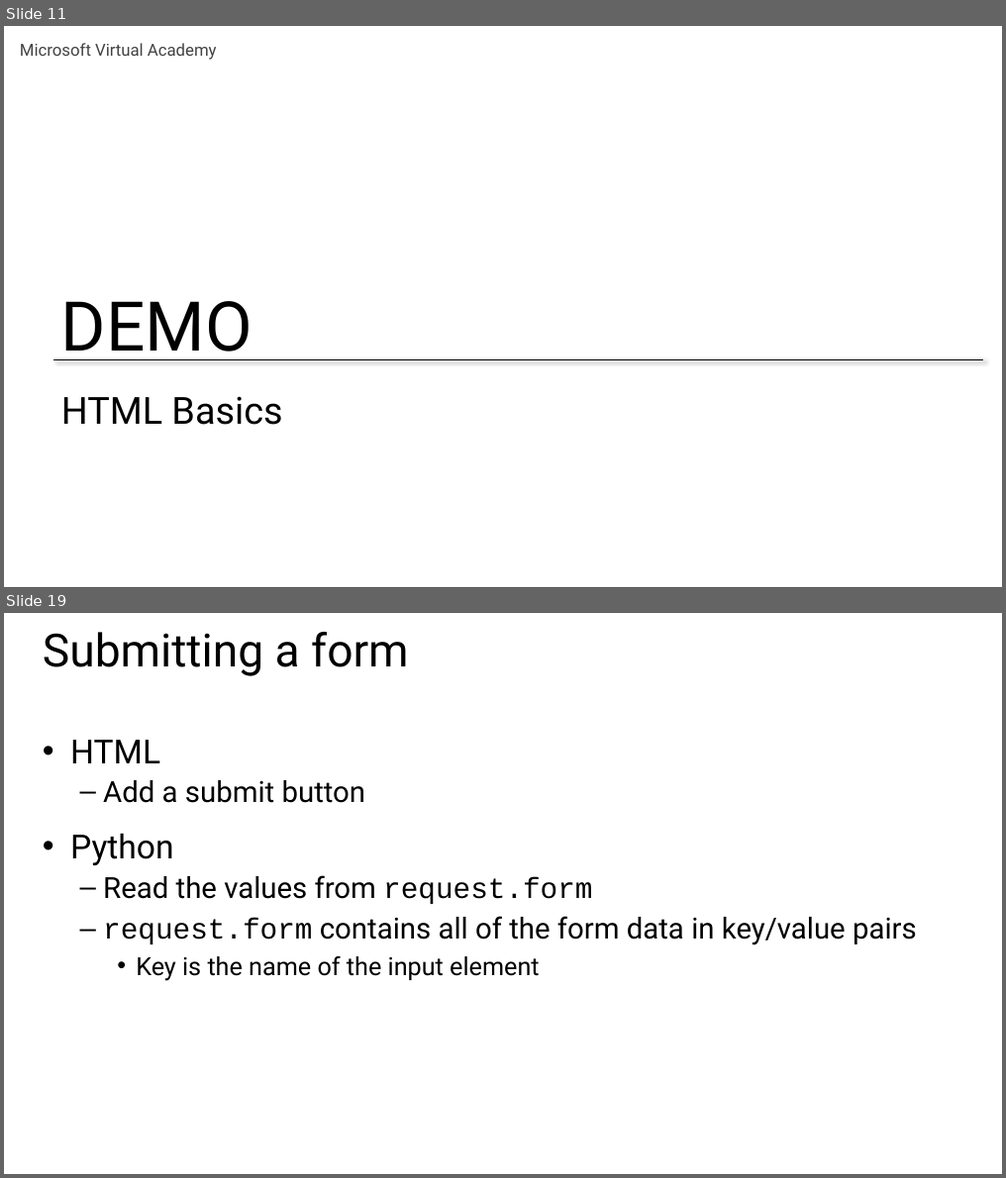
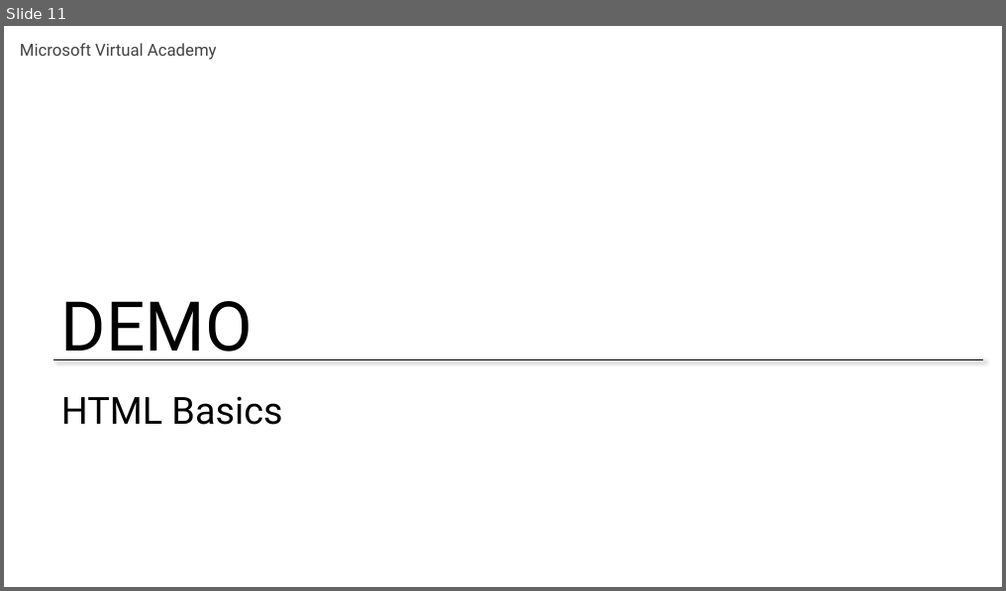
Before and after one commit to GeekTrainer/Flask, a slide deck: Slides/Module 3 - Creating an interface.pptx. Shown one above the other, each under a label of ours: slides 11 and 19 before the commit, slide 11 after it; the slides between them are not shown. The pictures are 1006x1178 and 1006x591 pixels, drawn with LibreOffice and Linux fonts; fonts in the diff are those of the drawing. Boxes give left, top, right and bottom in pixels: in the first picture for what was removed or moved away, otherwise in the second. Text is boxed around its words. In the diff, an @@ line names an element or a change of style, - is before the commit and + after.

```diff
--- a/Slides/Module 3 - Creating an interface.pptx
+++ b/Slides/Module 3 - Creating an interface.pptx
@@ slide 19 removed at (4, 613, 1002, 1174), background #FFFFFF @@
@@ title removed at (43, 632, 408, 676) @@
-Submitting a form
@@ text removed at (70, 740, 917, 981) @@
-• HTML
-  – Add a submit button
-• Python
-  – Read the values from request.form
-  – request.form contains all of the form data in key/value pairs
-    • Key is the name of the input element
```
Also in this commit, not shown: 1 slide changed, 19 other slides removed.
